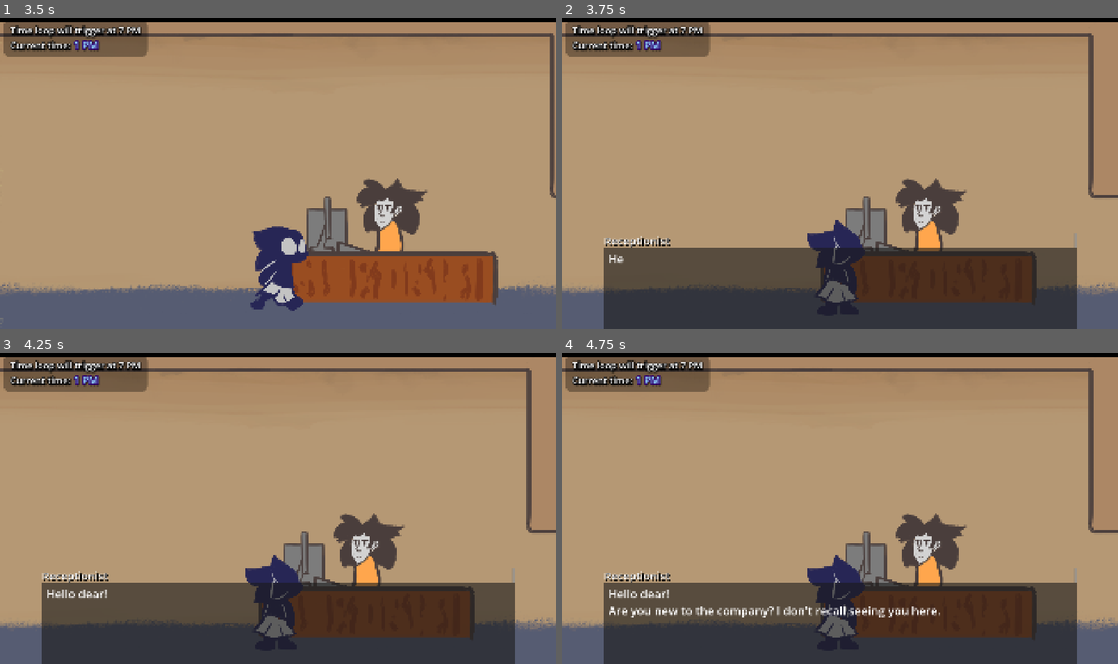
Above: before the commit, frames 1-4 (two rows, left to right).
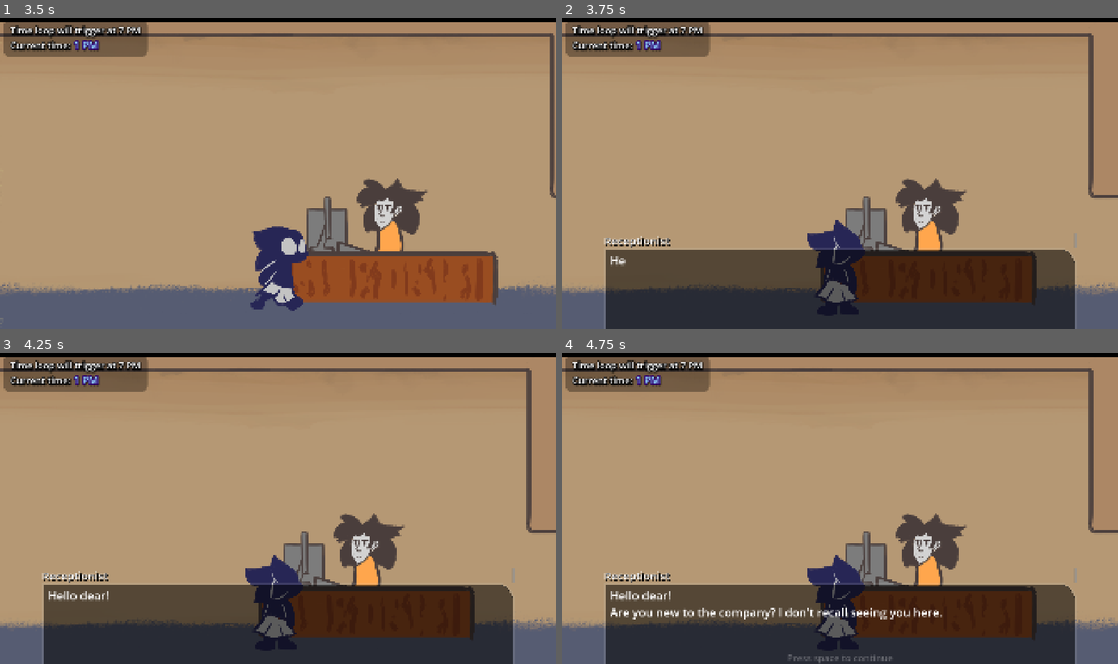
Above: after the commit, the same moments.

Repository: FlooferLand/timeloop-game
Game: Godot game, scene res://levels/the_building/the_building.tscn
Two runs of this game, one before a commit and one after it. Both use one fixed random seed, a clock stepped at 60 frames per second and the inputs below. The engine's default icon, where the game draws it, is replaced by a stand-in: a white triangle on a blue panel in a dark square.
Inputs (mouse positions are in pixels of both pictures, inside the frame that each line leads up to):
- Up to frame 1 (3.5 s): tap Enter at 0.5 s; move the mouse to (400, 157) at 0.52 s; hold D (walk_right) 0.53-2.03 s; tap Space (advance_dialog) at 0.6, 2.85 s; click (400, 157) at 0.67 s; move the mouse to (166, 189) at 1.27 s; tap E (interact) at 1.35 s; move the mouse to (333, 105) at 2.02 s; hold A (walk_left) 2.03-2.78 s; hold Shift (sprint) 2.03-2.78 s; move the mouse to (250, 235) at 2.77 s; hold D (walk_right) from 2.78 s (still down); click (250, 235) at 2.92 s
- Up to frame 2 (3.75 s): keep holding D (walk_right); move the mouse to (1006, 220) at 3.52 s; tap E (interact) at 3.6 s
- Up to frame 3 (4.25 s): keep holding D (walk_right)
- Up to frame 4 (4.75 s): tap Space (advance_dialog) at 4.25 s; move the mouse to (840, 573) at 4.27 s; release D (walk_right) at 4.28 s; hold A (walk_left) from 4.28 s (still down); tap Shift (sprint) at 4.35 s; click (840, 573) at 4.42 s

Frame 1 is identical in both runs. In frame 2, 0.9% of the frame differs, in the area x 7-93%, y 73-100%; in frame 3, 1.0%; in frame 4, 2.5%.

Commit message:
Improve dialog box and stuff

Diff:
--- a/assets/textures/npcs/piper.tres
+++ b/assets/textures/npcs/piper.tres
@@ -21,10 +21,10 @@
 [resource]
 animations = [{
 "frames": [{
-"duration": 1.0,
+"duration": 3.0,
 "texture": SubResource("AtlasTexture_lmaeb")
 }, {
-"duration": 1.0,
+"duration": 3.0,
 "texture": SubResource("AtlasTexture_7xj6e")
 }],
 "loop": true,
--- a/autoload/dialog_manager/dialog_box.gd
+++ b/autoload/dialog_manager/dialog_box.gd
@@ -5,6 +5,7 @@
 @export var content_label: DialogContentLabel
 @export var char_name_label: DialogCharNameLabel
 @export var additional_audio_player: AudioStreamPlayer
+@export var hint_label: Label
 
 var entry_index: int = 0
 var inner_index: int = 0
@@ -19,7 +20,9 @@
 	set_process_input(false)
 	manager.update_speaking.connect(func(speaking: bool):
 		self.speaking = speaking
+		hint_label.visible = not speaking
 	)
+	_reset()
 
 func _reset() -> void:
 	content_label.text = ""
@@ -27,6 +30,7 @@
 	entry_index = 0
 	data = null
 	current = null
+	hint_label.visible = false
 
 func present(data: DialogData) -> void:
 	_reset()
--- a/autoload/dialog_manager/dialog_manager.tscn
+++ b/autoload/dialog_manager/dialog_manager.tscn
@@ -1,10 +1,22 @@
-[gd_scene load_steps=6 format=3 uid="uid://cc38fra8hueyr"]
+[gd_scene load_steps=8 format=3 uid="uid://cc38fra8hueyr"]
 
 [ext_resource type="Script" uid="uid://yvmdomqm4rjw" path="res://autoload/dialog_manager/dialog_manager.gd" id="1_nq256"]
 [ext_resource type="Script" uid="uid://byw82dn2iehsh" path="res://autoload/dialog_manager/character_name.gd" id="2_41pd0"]
 [ext_resource type="Script" uid="uid://cs1qrxr4mqns2" path="res://autoload/dialog_manager/dialog_box.gd" id="2_ob87f"]
 [ext_resource type="Script" uid="uid://b70ndbwty6i1d" path="res://autoload/dialog_manager/dialog_label.gd" id="3_73toe"]
 [ext_resource type="AudioStream" uid="uid://ddchiw2oo2nkt" path="res://assets/sfx/censor.wav" id="5_w4tom"]
+
+[sub_resource type="StyleBoxFlat" id="StyleBoxFlat_w4tom"]
+bg_color = Color(0, 0, 0, 0.533333)
+border_width_left = 6
+border_width_top = 6
+border_width_right = 6
+border_color = Color(0.8, 0.8, 0.8, 0.141176)
+corner_radius_top_right = 60
+
+[sub_resource type="LabelSettings" id="LabelSettings_w4tom"]
+font_size = 32
+font_color = Color(1, 1, 1, 0.282353)
 
 [node name="DialogManager" type="CanvasLayer" node_paths=PackedStringArray("dialog_box")]
 script = ExtResource("1_nq256")
@@ -20,12 +32,14 @@
 
 [node name="CharacterName" type="RichTextLabel" parent="Root"]
 layout_mode = 1
-anchors_preset = 15
-anchor_right = 1.0
+anchors_preset = -1
+anchor_left = 0.5
+anchor_top = 1.0
+anchor_right = 0.5
 anchor_bottom = 1.0
-offset_left = 144.0
-offset_top = 745.0
-offset_right = -144.0
+offset_left = -816.0
+offset_top = -335.0
+offset_right = 816.0
 offset_bottom = -280.0
 grow_horizontal = 2
 grow_vertical = 2
@@ -40,21 +54,25 @@
 text = "Error!!"
 script = ExtResource("2_41pd0")
 
-[node name="DialogBox" type="PanelContainer" parent="Root" node_paths=PackedStringArray("manager", "content_label", "char_name_label", "additional_audio_player")]
+[node name="DialogBox" type="PanelContainer" parent="Root" node_paths=PackedStringArray("manager", "content_label", "char_name_label", "additional_audio_player", "hint_label")]
 layout_mode = 1
-anchors_preset = 15
-anchor_right = 1.0
+anchors_preset = -1
+anchor_left = 0.5
+anchor_top = 1.0
+anchor_right = 0.5
 anchor_bottom = 1.0
-offset_left = 144.0
-offset_top = 797.0
-offset_right = -144.0
+offset_left = -816.0
+offset_top = -283.0
+offset_right = 816.0
 grow_horizontal = 2
-grow_vertical = 2
+grow_vertical = 0
+theme_override_styles/panel = SubResource("StyleBoxFlat_w4tom")
 script = ExtResource("2_ob87f")
 manager = NodePath("../..")
 content_label = NodePath("MarginContainer/Content")
 char_name_label = NodePath("../CharacterName")
 additional_audio_player = NodePath("AdditionalAudio")
+hint_label = NodePath("../Hint")
 
 [node name="AdditionalAudio" type="AudioStreamPlayer" parent="Root/DialogBox"]
 bus = &"SFX"
@@ -94,3 +112,20 @@
 stream = ExtResource("5_w4tom")
 volume_db = -8.0
 bus = &"SFX"
+
+[node name="Hint" type="Label" parent="Root"]
+layout_mode = 1
+anchors_preset = 7
+anchor_left = 0.5
+anchor_top = 1.0
+anchor_right = 0.5
+anchor_bottom = 1.0
+offset_left = -352.0
+offset_top = -45.0
+offset_right = 352.0
+grow_horizontal = 2
+grow_vertical = 0
+text = "Press space to continue"
+label_settings = SubResource("LabelSettings_w4tom")
+horizontal_alignment = 1
+vertical_alignment = 1
--- a/project.godot
+++ b/project.godot
@@ -43,6 +43,7 @@
 window/size/window_width_override=1366
 window/size/window_height_override=768
 window/stretch/mode="canvas_items"
+window/stretch/aspect="expand"
 
 [input]
 
@@ -61,6 +62,8 @@
 interact={
 "deadzone": 0.2,
 "events": [Object(InputEventKey,"resource_local_to_scene":false,"resource_name":"","device":-1,"window_id":0,"alt_press …(192 unchanged characters)…
+, Object(InputEventKey,"resource_local_to_scene":false,"resource_name":"","device":-1,"window_id":0,"alt_pressed":false,"shift_pressed":false,"ctrl_pressed":false,"meta_pressed":false,"pressed":false,"keycode":0,"physical_keycode":4194320,"key_label":0,"unicode":0,"location":0,"echo":false,"script":null)
+, Object(InputEventKey,"resource_local_to_scene":false,"resource_name":"","device":-1,"window_id":0,"alt_pressed":false,"shift_pressed":false,"ctrl_pressed":false,"meta_pressed":false,"pressed":false,"keycode":0,"physical_keycode":87,"key_label":0,"unicode":119,"location":0,"echo":false,"script":null)
 ]
 }
 advance_dialog={
